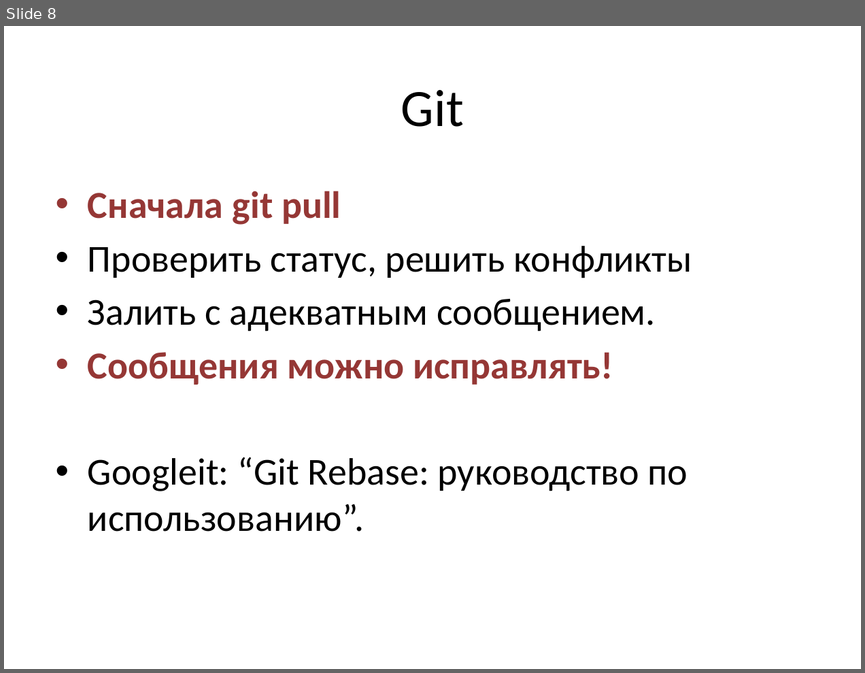
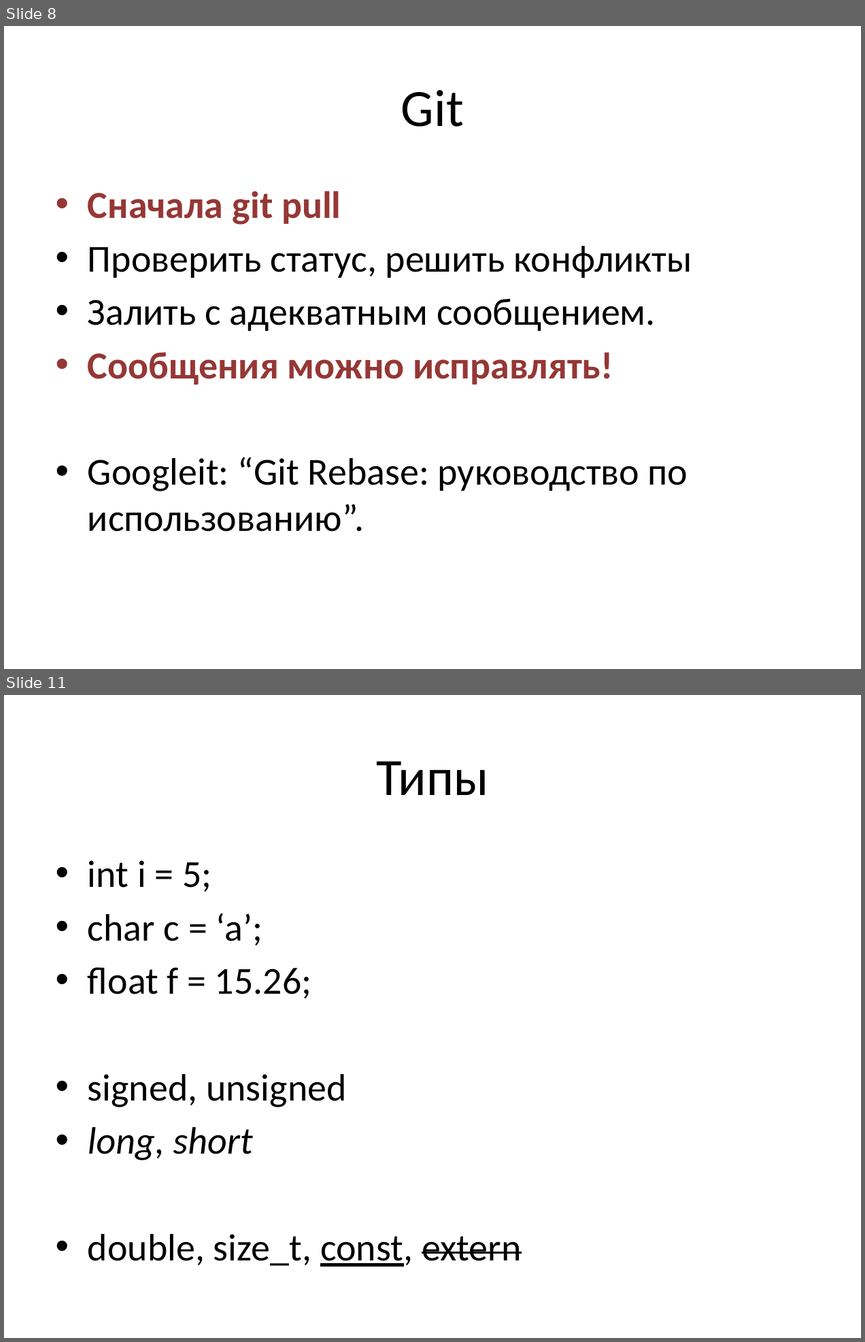
Before and after one commit to tscherkas/cpp_craft_1013, a slide deck: lections/cpp_craft_lec_1_part_1.pptx. Shown one above the other, each under a label of ours: slide 8 before the commit, slides 8 and 11 after it; the slides between them are not shown. The pictures are 865x673 and 865x1342 pixels, drawn with LibreOffice and Linux fonts; fonts in the diff are those of the drawing. Boxes give left, top, right and bottom in pixels: in the first picture for what was removed or moved away, otherwise in the second. Text is boxed around its words. In the diff, an @@ line names an element or a change of style, - is before the commit and + after.

```diff
--- a/lections/cpp_craft_lec_1_part_1.pptx
+++ b/lections/cpp_craft_lec_1_part_1.pptx
@@ slide 11 added at <box>4,695,861,1338</box>, background #FFFFFF @@
@@ title added at <box>376,761,488,795</box>, 44 pt, text #000000 @@
+Типы
@@ text added at <box>88,860,521,1266</box>, 32 pt, text #000000 @@
+• int i = 5;
+• char c = ‘a’;
+• float f = 15.26;
+• signed, unsigned
+• long, short
+• double, size_t, const, extern
```
Also in this commit, not shown: 17 other slides added.
